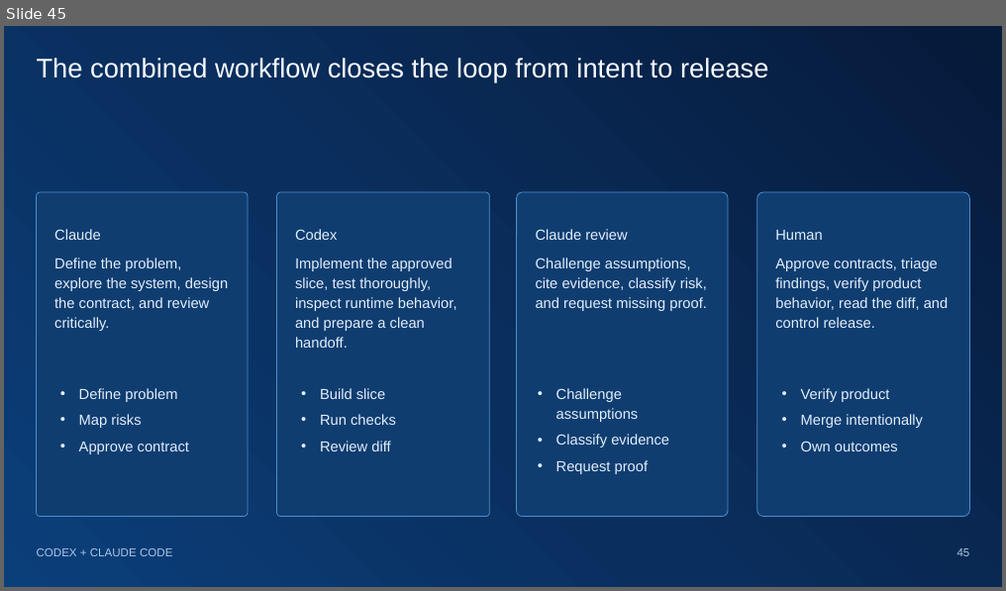
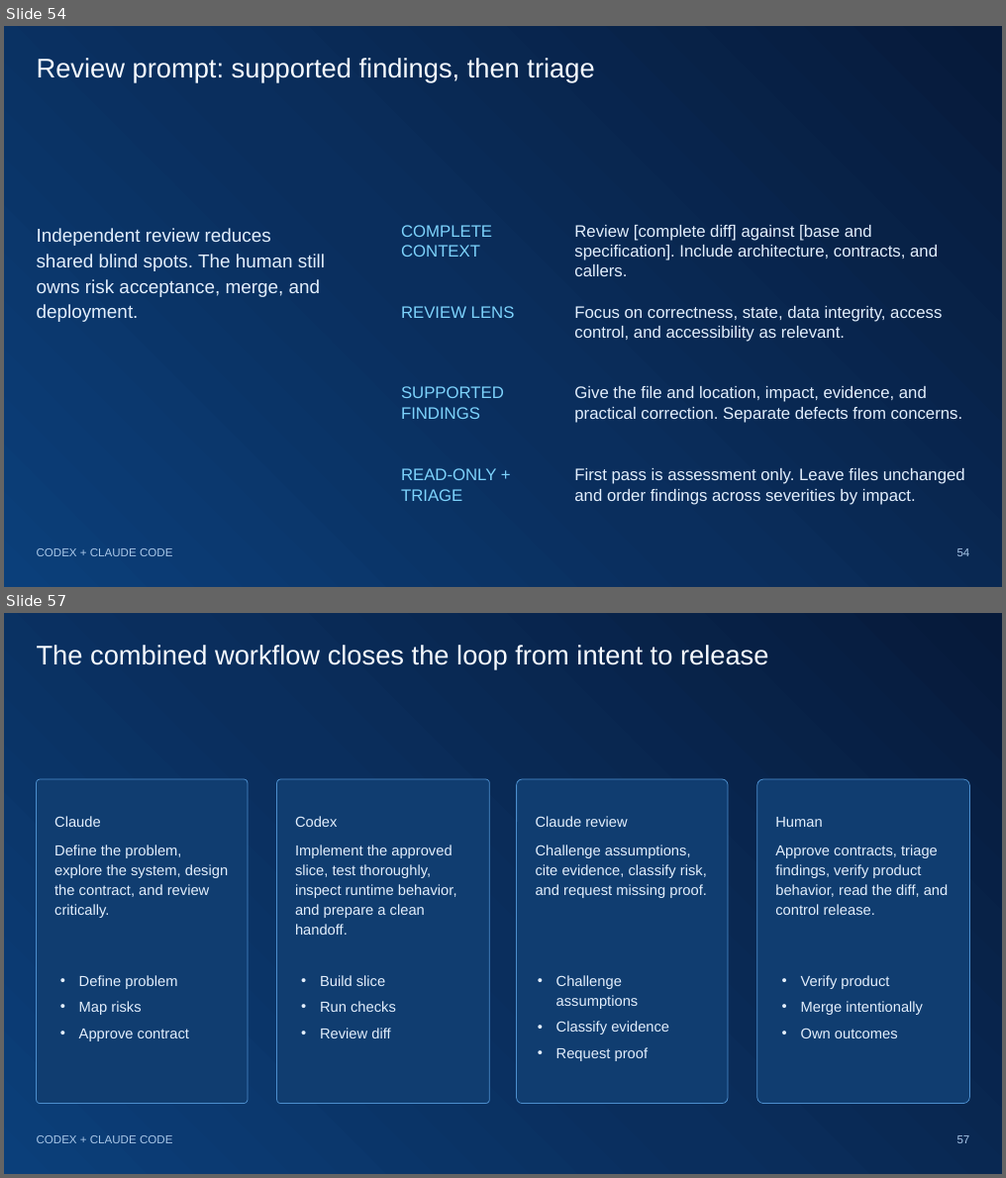
Before and after one commit to yonimillipro/codex-claude-senior-programmer-guide, a slide deck: presentation/Codex-and-Claude-Senior-Programmer-Guide-Updated-2026-10.pptx. Shown one above the other, each under a label of ours: slide 45 before the commit, slides 54 and 57 after it; the slides between them are not shown. The pictures are 1006x591 and 1006x1178 pixels, drawn with LibreOffice and Linux fonts; fonts in the diff are those of the drawing. Boxes give left, top, right and bottom in pixels: in the first picture for what was removed or moved away, otherwise in the second. Text is boxed around its words. In the diff, an @@ line names an element or a change of style, - is before the commit and + after.

```diff
--- a/presentation/Codex-and-Claude-Senior-Programmer-Guide-Updated-2026-10.pptx
+++ b/presentation/Codex-and-Claude-Senior-Programmer-Guide-Updated-2026-10.pptx
@@ slide 54 added at box(4, 26, 1002, 587), background gradient #061A3A to #0A2E5D to #0B3F7A @@
@@ title added at box(37, 58, 594, 81), 26 pt, text #F6FAFF @@
+Review prompt: supported findings, then triage
@@ text added at box(37, 228, 325, 322), 18 pt, text #E2EEFC @@
+Independent review reduces shared blind spots. The human still owns risk acceptance, merge, and deployment.
@@ text added at box(401, 225, 492, 257), 16 pt, text #7DD3FC @@
+COMPLETE CONTEXT
@@ text added at box(574, 225, 938, 276), 16 pt, text #E2EEFC @@
+Review [complete diff] against [base and specification]. Include architecture, contracts, and callers.
@@ text added at box(401, 306, 515, 318), 16 pt, text #7DD3FC @@
+REVIEW LENS
@@ text added at box(574, 306, 942, 342), 16 pt, text #E2EEFC @@
+Focus on correctness, state, data integrity, access control, and accessibility as relevant.
@@ text added at box(401, 386, 504, 419), 16 pt, text #7DD3FC @@
+SUPPORTED FINDINGS
@@ text added at box(574, 386, 963, 423), 16 pt, text #E2EEFC @@
+Give the file and location, impact, evidence, and practical correction. Separate defects from concerns.
@@ text added at box(401, 469, 496, 501), 16 pt, text #7DD3FC @@
+READ-ONLY + TRIAGE
@@ text added at box(574, 469, 965, 505), 16 pt, text #E2EEFC @@
+First pass is assessment only. Leave files unchanged and order findings across severities by impact.
@@ text added at box(37, 549, 172, 557), 11 pt, text #A9C7E8 @@
+CODEX + CLAUDE CODE
@@ page number added at box(957, 549, 970, 557), 11 pt, text #A9C7E8 @@
+54
@@ what was slide 45 is now slide 57 @@
@@ page number at box(957, 1136, 970, 1144): text changed @@
-45
+57
```
Also in this commit, not shown: 3 slides changed, 11 other slides added, 5 other files.
